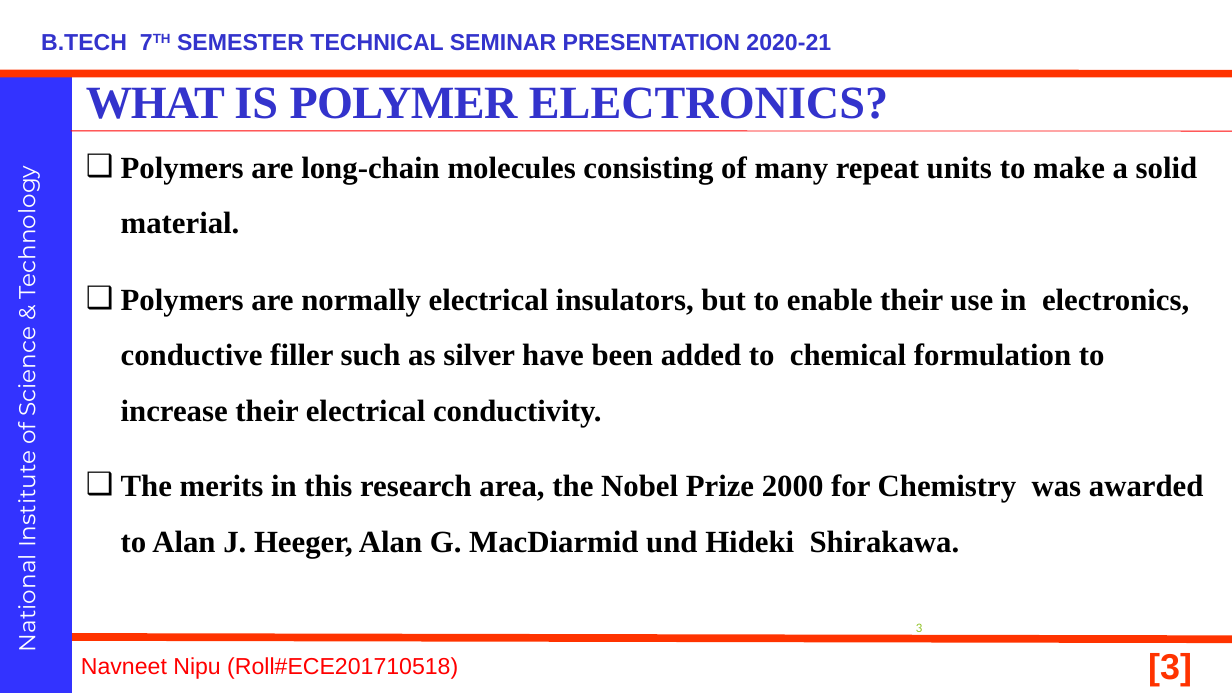
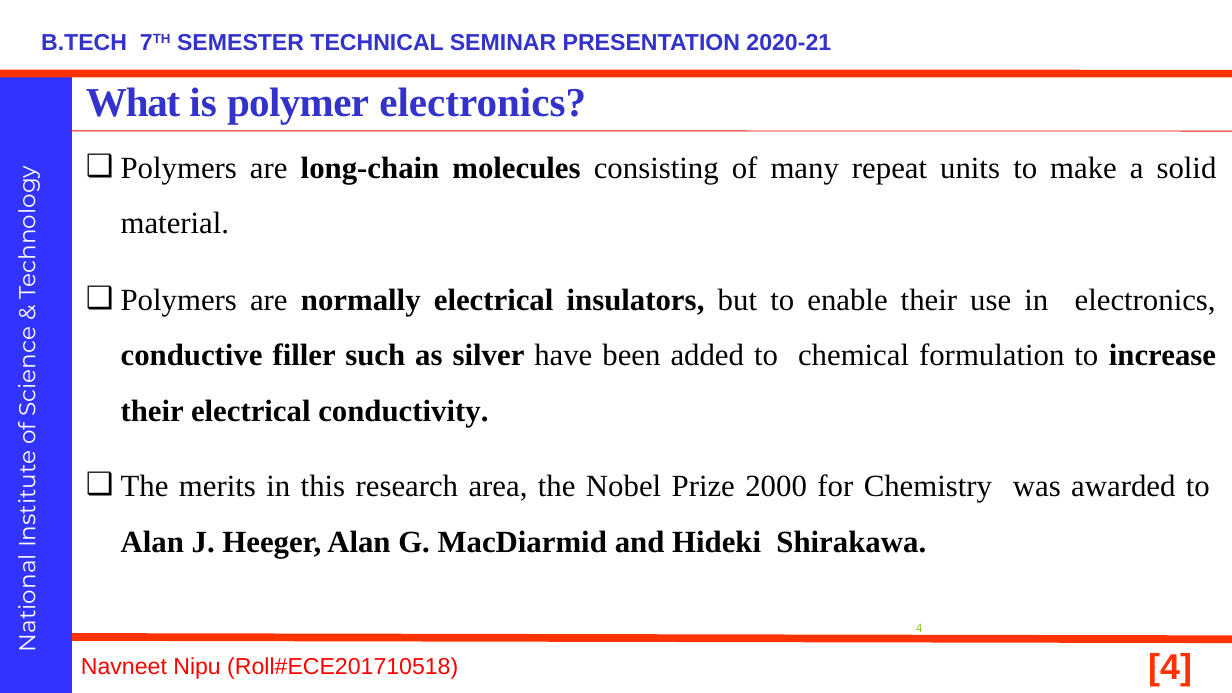
Before and after one commit to navneetnipu/BTECH_SEMINAR, a slide deck: slide 4 of seminar ppt.pptx (slide 3 before the commit). Drawn at 1232x693 pixels with LibreOffice and Linux fonts; fonts in the diff are those of the drawing; background and template pictures are left out. Boxes give left, top, right and bottom in pixels: in the first picture for what was removed or moved away, otherwise in the second. Text is boxed around its words. In the diff, an @@ line names an element or a change of style, - is before the commit and + after.

```diff
--- a/seminar ppt.pptx
+++ b/seminar ppt.pptx
@@ title at (86, 87, 586, 124): text changed; size 36 to 32 pt @@
-WHAT IS POLYMER ELECTRONICS?
+What is polymer electronics?
@@ text at (121, 156, 1217, 427): bold off in "Polymers are consisting of many repeat units ...", "Polymers are but to enable their use ..."; alignment left to justified @@
@@ text at (121, 474, 1210, 558): text changed; bold off @@
-❑ The merits in this research area, the Nobel Prize 2000 for Chemistry was awarded to Alan J. Heeger, Alan G. MacDiarmid und Hideki Shirakawa.
+❑ The merits in this research area, the Nobel Prize 2000 for Chemistry was awarded to Alan J. Heeger, Alan G. MacDiarmid and Hideki Shirakawa.
@@ page number at (916, 623, 923, 632): text changed @@
-3
+4
@@ page number at (1148, 653, 1192, 686): text changed @@
-[3]
+[4]
```
Also in this commit, not shown: 19 other slides changed, 7 slides added, 1 slide removed, 1 other file.
